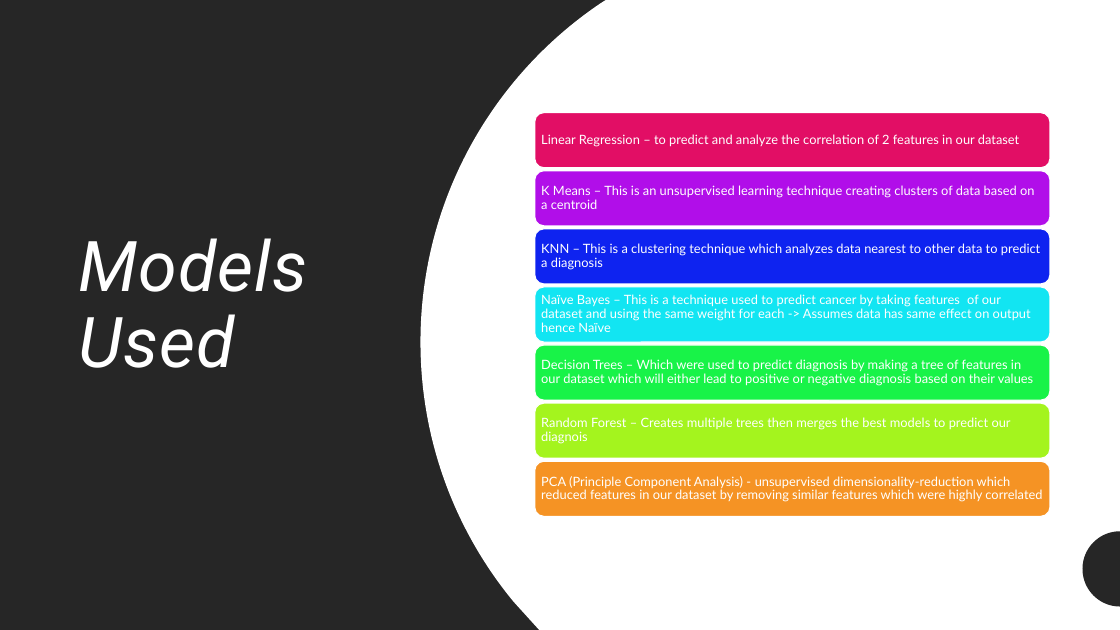
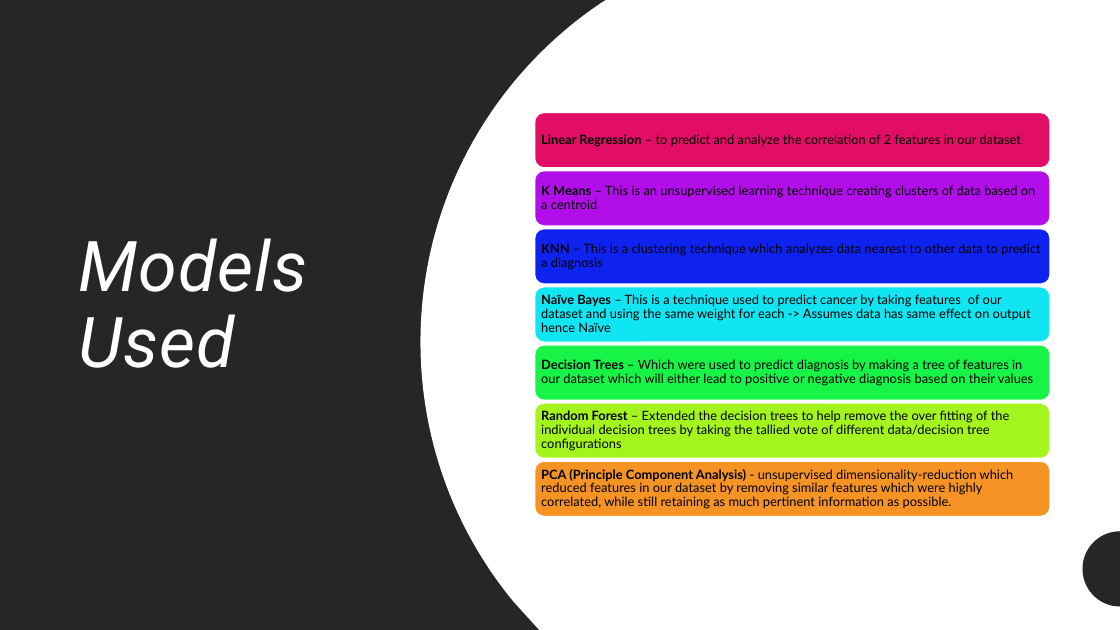
Before and after one commit to Ultan-Kearns/LYIT-Machine-Learning-Project, a slide deck: slide 3 of Presentation.pptx. Drawn at 1120x630 pixels with LibreOffice and Linux fonts; fonts in the diff are those of the drawing. Boxes give left, top, right and bottom in pixels: in the first picture for what was removed or moved away, otherwise in the second. Text is boxed around its words. In the diff, an @@ line names an element or a change of style, - is before the commit and + after.

Commit message:
Minor corrections to spelling some embolding and changed results chart to align with paper Altered random forest/decision tree section to close align

```diff
--- a/Presentation.pptx
+++ b/Presentation.pptx
@@ text "Linear Regression – to predict ..." at box(541, 134, 1021, 147): text colour #FFFFFF to #000000; bold on in "Linear Regression" @@
@@ text "K Means – This is ..." at box(541, 185, 1035, 209): text colour #FFFFFF to #000000; bold on in "K Means" @@
@@ text "KNN – This is a ..." at box(541, 243, 1040, 270): text colour #FFFFFF to #000000; bold on in "KNN" @@
@@ text "Naïve Bayes – This is ..." at box(541, 294, 1031, 332): text colour #FFFFFF to #000000; bold on in "Naïve Bayes" @@
@@ text "Decision Trees – Which were ..." at box(541, 359, 1033, 386): text colour #FFFFFF to #000000; bold on in "Decision Trees" @@
@@ text at box(541, 410, 1010, 451): text changed; text colour #FFFFFF to #000000 @@
-Random Forest – Creates multiple trees then merges the best models to predict our diagnois
+Random Forest – Extended the decision trees to help remove the over fitting of the individual decision trees by taking the tallied vote of different data/decision tree configurations
@@ text at box(541, 469, 1014, 509): text changed; text colour #FFFFFF to #000000 @@
-PCA (Principle Component Analysis) - unsupervised dimensionality-reduction which reduced features in our dataset by removing similar features which were highly correlated
+PCA (Principle Component Analysis) - unsupervised dimensionality-reduction which reduced features in our dataset by removing similar features which were highly correlated, while still retaining as much pertinent information as possible.
```
Also in this commit, not shown: 2 other slides changed.
